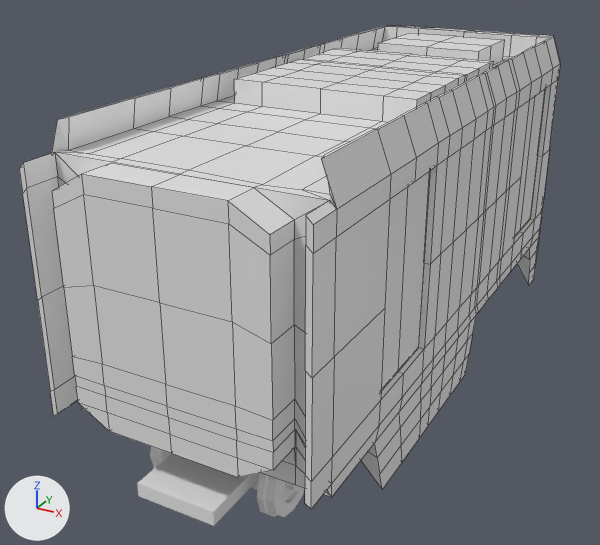
What one commit did to the Blender file lrv_p3010/blender/p3010.blend.
Both versions are drawn from a camera (50 mm lens) standing at (27.8, -65.4, 34.7) and looking at (-5.4, -4.9, 4.5). Every picture has the same lights, and +X, +Y and +Z are marked at lower left. Mesh edges are drawn as thin lines on the coarser meshes.

The first picture shows 'Doors', 'Undercarriage', 'Wagon Exterior', 'Wheels'.
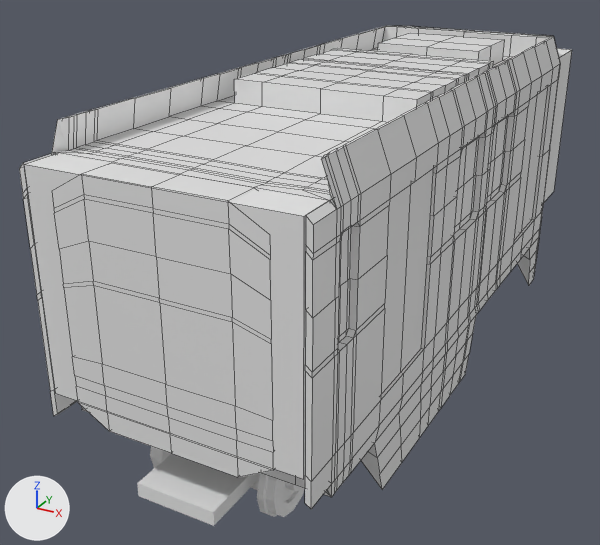
What changed in the scene script:
```text
Change me_cube:
    used by ob_wagon_exterior; location = (0.0, -1.55, 10.2); scale = (10.0, 10.0, 10.0)
    remove me_cube.from_pydata(...)  # 854 vertices, 845 faces; spans x -0.99..0.99, y -3.0..2.99, z -1.32..1.28
    add me_cube.from_pydata(...)  # 1535 vertices, 1562 faces, 4 loose edges; spans x -0.99..0.99, y -3.0..2.99, z -1.32..1.28
    me_cube part 1: 7 vertices moved from x -0.78..0.78, y 2.7, z 1.17 to x -0.78..0.78, y 2.68, z 1.17; 8 vertices removed from x -0.99..0.92, y -0.45..2.71, z 0.51..0.93; 689 vertices added at x -0.99..0.99, y -3.0..2.78, z -1.32..1.28
Add me_cube_002:
    me_cube_002.from_pydata(...)  # a box spanning x -0.94..0.94, y -3.15..2.83, z -0.7..0.88
Add ob_cube:
    ob_cube = bpy.data.objects.new('Cube', me_cube_002)
    ob_cube.location = (0.0, 0.0, 12.0)
    ob_cube.scale = (10.0, 10.0, 10.0)
```

Boxes (x1, y1, x2, y2) around the edits, measured in the pictures (600 x 545 px):
'Cube', added: after (24, 48, 572, 479)
part 1 of me_cube, built on: after (23, 26, 554, 496)
